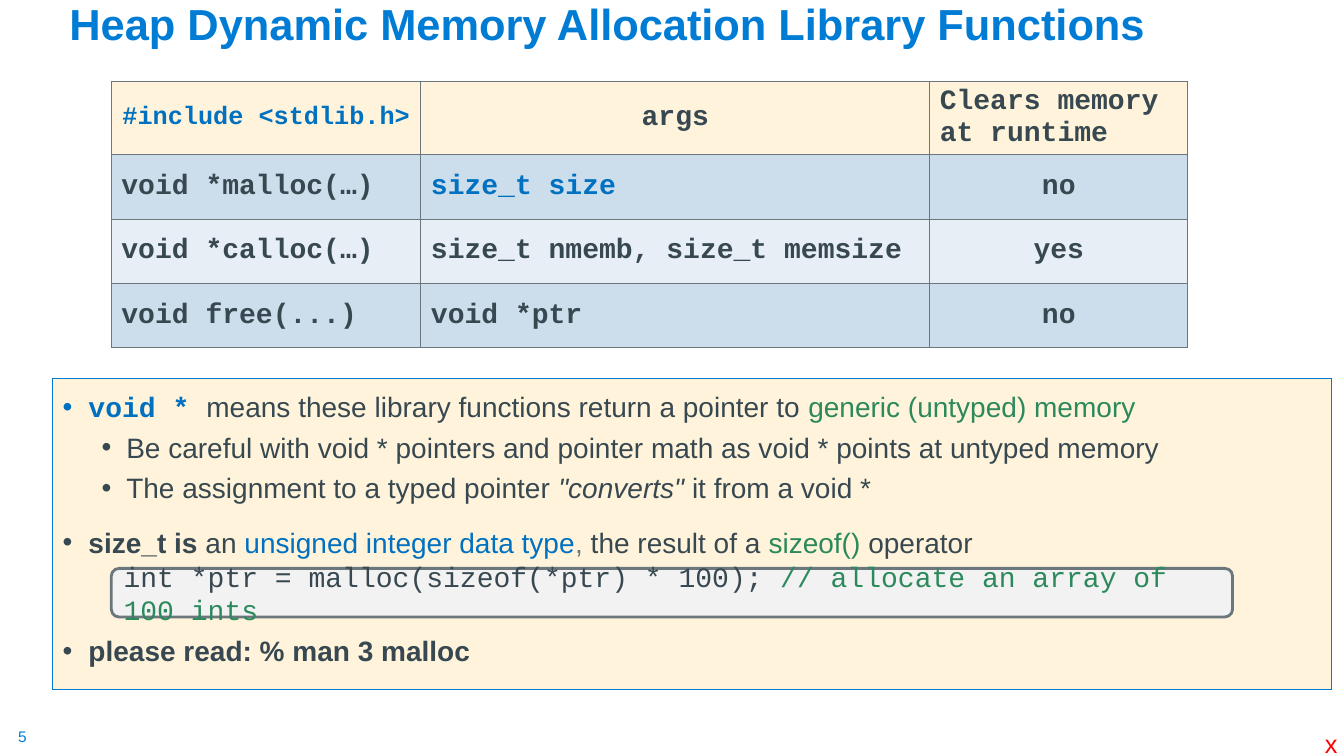
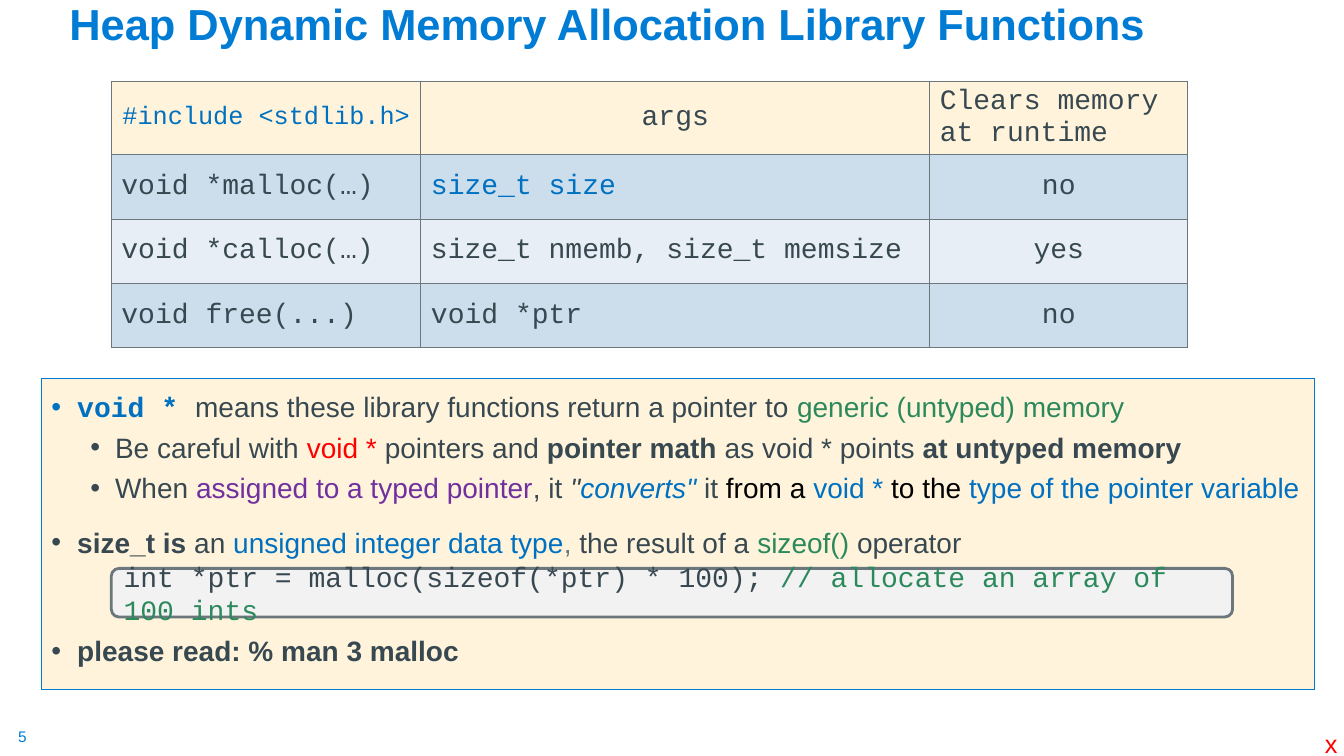
Before and after one commit to cse30-sp24/Muller-Slides, a slide deck: slide 5 of Lecture-9.pptx. Drawn at 1344x756 pixels with LibreOffice and Linux fonts; fonts in the diff are those of the drawing. Boxes give left, top, right and bottom in pixels: in the first picture for what was removed or moved away, otherwise in the second. Text is boxed around its words. In the diff, an @@ line names an element or a change of style, - is before the commit and + after.

```diff
--- a/Lecture-9.pptx
+++ b/Lecture-9.pptx
@@ table at [111,82,1188,352] @@
@@ bold off @@
@@ rectangle "void * means these library ...": place and size @@
-rectangle "void * means these library ..." at [52,378,1332,690]
+rectangle "void * means these library ..." at [41,378,1315,690]
@@ text in rectangle at [115,437,1181,463]: text colour #384851 to #FF0000 in "void *"; bold on in "pointer math at untyped memory" @@
@@ text in rectangle at [115,477,1299,504]: text changed; text colour #384851 to #0070C0 @@
-  • The assignment to a typed pointer "converts" it from a void *
+  • When assigned to a typed pointer, it "converts" it from a void * to the type of the pointer variable
```
Also in this commit, not shown: 12 other slides changed, 1 slide added, 1 slide removed, 1 other file.
